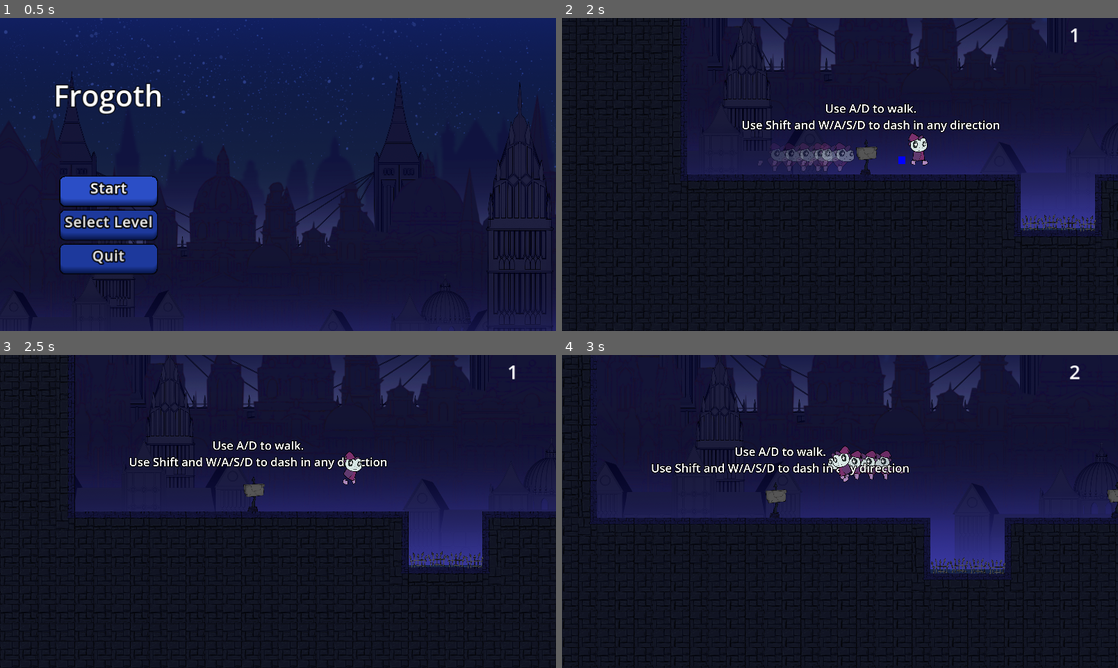
Above: before the commit, frames 1-4 (two rows, left to right).
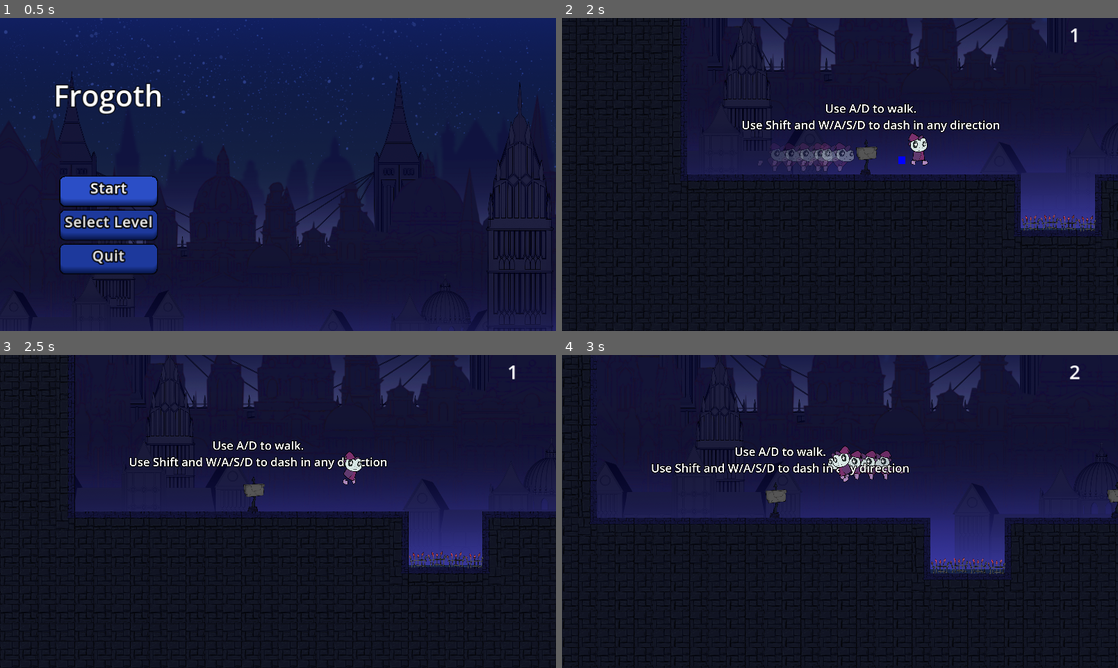
Above: after the commit, the same moments.

Repository: DerBrotDoktor/Frogoth
Game: Godot game, scene res://scenes/main/main.tscn
The game is run twice, just before and just after one commit, with the same random seed, the same clock (stepped at 60 frames per second) and the same inputs.
Inputs:
- Up to frame 1 (0.5 s): no input
- Up to frame 2 (2 s): click "Start" at 0.5 s; hold D (right) from 1.28 s (still down); tap Shift (dash) at 1.35 s; tap Space (jump) at 1.52 s
- Up to frame 3 (2.5 s): keep holding D (right); tap F (discrad_shape) at 2.1 s; tap Space (jump) at 2.27 s
- Up to frame 4 (3 s): release D (right) at 2.78 s; hold A (left) from 2.78 s (still down); tap Shift (dash) at 2.85 s

Frame 1 is identical in both runs. In frame 2, less than 0.1% of the frame differs, in the area x 82-96%, y 62-66%; in frame 3, less than 0.1%; in frame 4, less than 0.1%.

Commit message:
Changed: Spikes red lighting Changed: tutorial Level Design balancing

Diff:
--- a/scenes/enviroment/spikes/spikes.tscn
+++ b/scenes/enviroment/spikes/spikes.tscn
@@ -1,9 +1,18 @@
-[gd_scene load_steps=3 format=3 uid="uid://ni6wav7a3376"]
+[gd_scene load_steps=5 format=3 uid="uid://ni6wav7a3376"]
 
 [ext_resource type="Texture2D" uid="uid://j04kuw0g2cg1" path="res://assets/interactables/spikes.png" id="1_mx56o"]
 
 [sub_resource type="RectangleShape2D" id="RectangleShape2D_wscuv"]
 size = Vector2(128, 128)
+
+[sub_resource type="Gradient" id="Gradient_y3f3w"]
+offsets = PackedFloat32Array(0, 0.947781)
+colors = PackedColorArray(1, 1, 1, 1, 0, 0, 0, 1)
+
+[sub_resource type="GradientTexture2D" id="GradientTexture2D_sxc4b"]
+gradient = SubResource("Gradient_y3f3w")
+fill = 1
+fill_from = Vector2(0.410256, 0.401709)
 
 [node name="Spikes" type="StaticBody2D" groups=["spikes"]]
 
@@ -12,3 +21,20 @@
 
 [node name="Sprite" type="Sprite2D" parent="."]
 texture = ExtResource("1_mx56o")
+
+[node name="PointLightRed" type="PointLight2D" parent="."]
+position = Vector2(-3, -39)
+rotation = -0.12126
+scale = Vector2(1.8975, 1)
+color = Color(0.945098, 0.0313726, 0.0980392, 1)
+energy = 3.92
+texture = SubResource("GradientTexture2D_sxc4b")
+
+[node name="PointLightGreen" type="PointLight2D" parent="."]
+visible = false
+position = Vector2(4.76837e-07, -45)
+rotation = -0.12126
+scale = Vector2(2.75, 1)
+color = Color(0, 0.635294, 0.0313726, 1)
+energy = 3.12
+texture = SubResource("GradientTexture2D_sxc4b")
--- a/scenes/level/level_tutorial_1.tscn
+++ b/scenes/level/level_tutorial_1.tscn
@@ -88,6 +88,7 @@
 position = Vector2(852, 8)
 
 [node name="TriggerAreaShape" parent="Signs/TutorialSign/TriggerArea" index="0"]
+visible = false
 position = Vector2(-51, -131)
 shape = SubResource("RectangleShape2D_eauuh")
 
@@ -101,6 +102,7 @@
 position = Vector2(3212, 3)
 
 [node name="TriggerAreaShape" parent="Signs/TutorialSign2/TriggerArea" index="0"]
+visible = false
 position = Vector2(104.5, -656.5)
 shape = SubResource("RectangleShape2D_odn1k")
 
@@ -117,6 +119,7 @@
 position = Vector2(5549, -765)
 
 [node name="TriggerAreaShape" parent="Signs/TutorialSign3/TriggerArea" index="0"]
+visible = false
 position = Vector2(276, -541.5)
 shape = SubResource("RectangleShape2D_sv23o")
 
